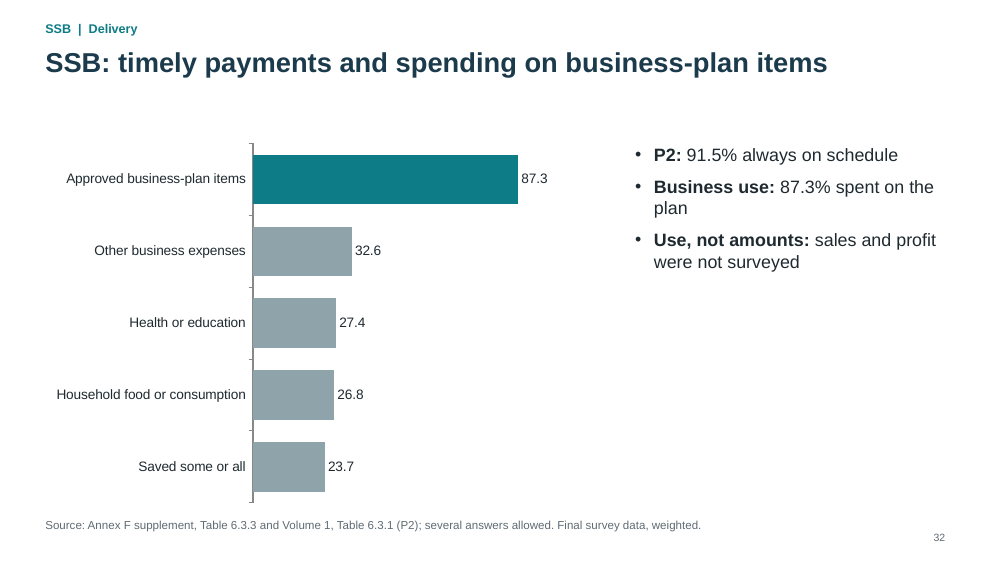
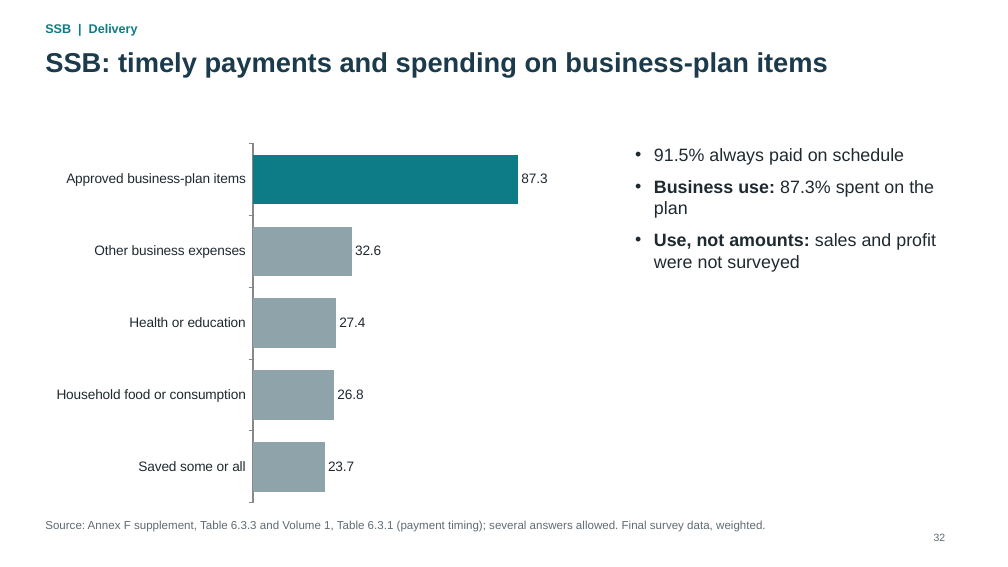
Before and after one commit to kokouekpinda/kokouekpinda, a slide deck: slide 32 of deliverables/REALISE_PMT_Presentation_v5.pptx. Drawn at 1008x567 pixels with LibreOffice and Linux fonts; fonts in the diff are those of the drawing. Boxes give left, top, right and bottom in pixels: in the first picture for what was removed or moved away, otherwise in the second. Text is boxed around its words. In the diff, an @@ line names an element or a change of style, - is before the commit and + after.

```diff
--- a/deliverables/REALISE_PMT_Presentation_v5.pptx
+++ b/deliverables/REALISE_PMT_Presentation_v5.pptx
@@ text at (654, 148, 905, 165): text changed @@
-• P2: 91.5% always on schedule
+• 91.5% always paid on schedule
@@ text at (45, 520, 766, 532): text changed @@
-Source: Annex F supplement, Table 6.3.3 and Volume 1, Table 6.3.1 (P2); several answers allowed. Final survey data, weighted.
+Source: Annex F supplement, Table 6.3.3 and Volume 1, Table 6.3.1 (payment timing); several answers allowed. Final survey data, weighted.
```
Also in this commit, not shown: 10 other slides changed, 1 other file.
